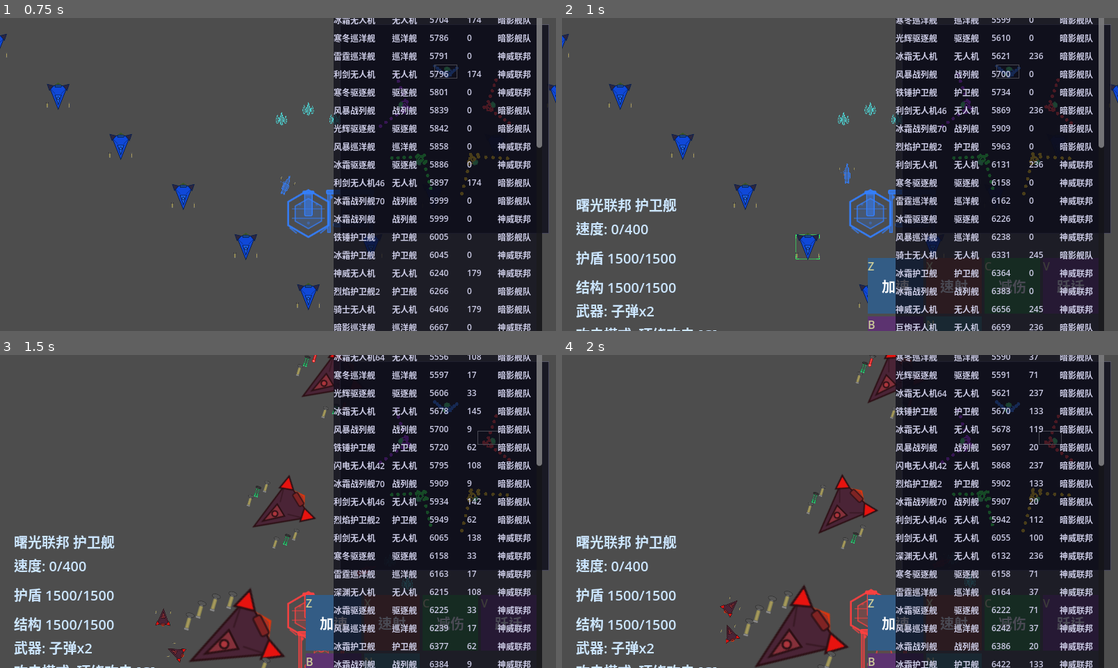
Above: before the commit, frames 1-4 (two rows, left to right).
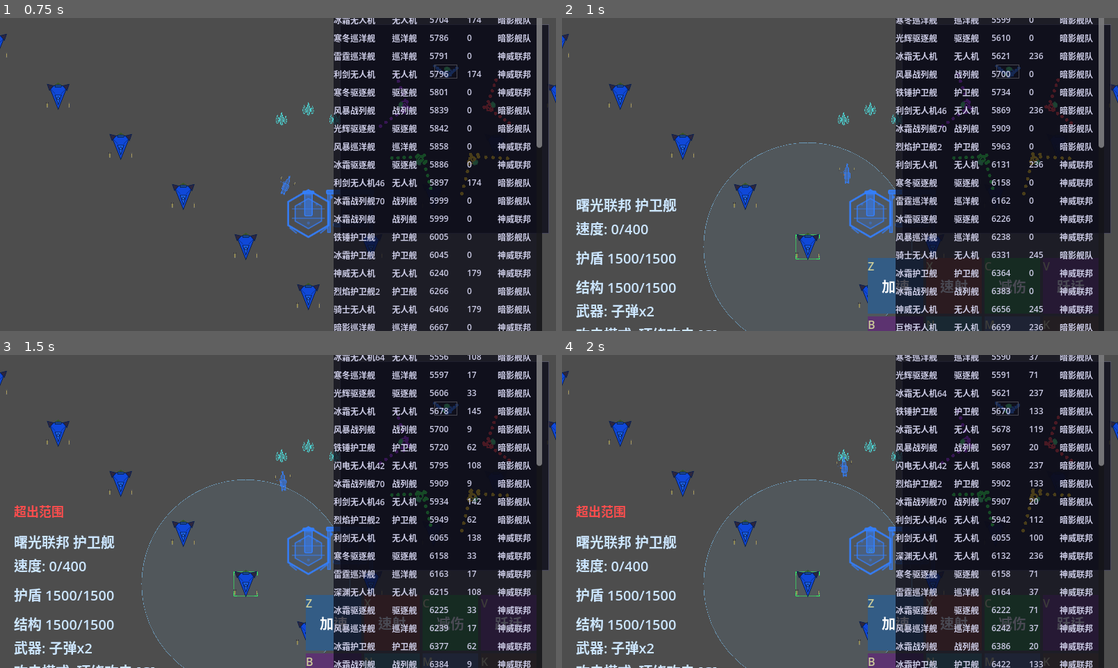
Above: after the commit, the same moments.

Repository: ZhanXuzhao/SpaceRTS
Game: Godot game, scene res://scenes/main.tscn
The game is run twice, just before and just after one commit, with the same random seed, the same clock (stepped at 60 frames per second) and the same inputs.
Inputs (mouse positions are in pixels of both pictures, inside the frame that each line leads up to):
- Up to frame 1 (0.75 s): tap Enter at 0.5 s; move the mouse to (250, 237) at 0.52 s; hold W from 0.53 s (still down); tap M at 0.6 s; click (250, 237) at 0.67 s
- Up to frame 2 (1 s): keep holding W; tap K at 0.8 s
- Up to frame 3 (1.5 s): release W at 1.25 s; drag from (333, 624) to (305, 549) at 1.27 s
- Up to frame 4 (2 s): no input

Frame 1 is identical in both runs. In frame 2, 0.1% of the frame differs, in the area x 25-88%, y 39-100%; in frame 3, 6.2%; in frame 4, 6.3%, in the area x 0-100%, y 0-100%.

Commit message:
飞船部署建筑技能（施法选择模式）
- game_config.gd: 新增 DEPLOY_RANGE/DEPLOY_COST 等常量
- building.gd: 部署状态（HP/护盾从0增长）、进度条
- unit.gd: 扩展技能系统至8槽、is_in_deploy_range
- main.gd: 施法选择部署模式、范围圈绘制、矿物消耗
- hud.gd: 新增建船厂/建矿场按钮（M/K）

Diff:
--- a/game_config.gd
+++ b/game_config.gd
@@ -153,6 +153,12 @@
 const SHIPYARD_TIME_BATTLESHIP := 20.0
 const SHIPYARD_TIME_MINER := 4.0
 
+# ===== 部署建筑 =====
+const DEPLOY_COST_SHIPYARD := 500      # 部署船厂消耗矿物
+const DEPLOY_COST_MINE := 300          # 部署矿场消耗矿物
+const DEPLOY_DURATION := 10.0          # 部署时间（秒）
+const DEPLOY_RANGE := 500.0            # 部署施法范围（px）
+
 # ===== 阵营配置 =====
 ## 二维数组：[[随机船, 护卫舰, 驱逐舰, 巡洋舰, 战列舰], ...]
 ## a.length = 阵营数量，a[0] = 玩家阵营，其余为AI阵营
--- a/scripts/building.gd
+++ b/scripts/building.gd
@@ -21,6 +21,14 @@
 var max_shield: float = GameConfig.BUILDING_MAX_SHIELD
 var shield_regen_rate: float = GameConfig.BUILDING_SHIELD_REGEN
 var _shield_regen_delay: float = 0.0
+
+# ----- 部署状态 -----
+## 是否正在部署中（HP/护盾从0逐渐增长到满）
+var _is_deploying: bool = false
+## 部署剩余时间（秒）
+var _deploy_timer: float = 0.0
+## 部署总时长
+var _deploy_duration: float = GameConfig.DEPLOY_DURATION
 
 ## 自增 ID，用于区分多个建筑
 var building_id: int = 0
@@ -77,6 +85,20 @@
 	all_buildings.erase(self)
 
 
+## 以部署状态启动建筑（HP/护盾从0开始，随时间增长）
+func start_deploy(duration: float = GameConfig.DEPLOY_DURATION) -> void:
+	_is_deploying = true
+	_deploy_timer = duration
+	_deploy_duration = duration
+	shield = 0.0
+	hull = 0.0
+
+
+## 建筑是否已死亡（用于外部检查）
+func is_dead() -> bool:
+	return hull <= 0.0
+
+
 func _draw() -> void:
 	# ---- 护盾 & 结构条 ----
 	var bar_width = 140.0
@@ -101,6 +123,18 @@
 			hull_color = Color(1.0, 0.2, 0.2)
 		draw_rect(Rect2(-bar_half, bar_top - 14.0, bar_width * hull_pct, 5.0), hull_color, true)
 
+	# ---- 部署进度条 ----
+	if _is_deploying:
+		var progress = 1.0 - (_deploy_timer / _deploy_duration)
+		draw_rect(Rect2(-bar_half, bar_top - 26.0, bar_width, 4.0), Color(0.2, 0.2, 0.3, 0.8), true)
+		draw_rect(Rect2(-bar_half, bar_top - 26.0, bar_width * progress, 4.0), Color(1.0, 0.8, 0.2, 0.9), true)
+		# 部署中标签
+		var font = ThemeDB.fallback_font
+		if font:
+			var pct = int(progress * 100)
+			font.draw_string(get_canvas_item(), Vector2(-bar_half, bar_top - 32), "部署中 %d%%" % pct,
+				HORIZONTAL_ALIGNMENT_LEFT, -1, 10, Color(1.0, 0.8, 0.2, 0.9))
+
 	if _is_selected:
 		var r = GameConfig.BUILDING_SIZE * 2.5
 		draw_circle(Vector2.ZERO, r, Color(0.2, 1.0, 0.4, 0.15), true)
@@ -134,6 +168,20 @@
 
 
 func _process(delta: float) -> void:
+	# 部署状态：HP/护盾随时间同步增长
+	if _is_deploying:
+		_deploy_timer -= delta
+		var progress = 1.0 - (_deploy_timer / _deploy_duration)
+		progress = clamp(progress, 0.0, 1.0)
+		shield = max_shield * progress
+		hull = max_hull * progress
+		queue_redraw()
+		if _deploy_timer <= 0.0:
+			_is_deploying = false
+			shield = max_shield
+			hull = max_hull
+		return  # 部署期间不进行护盾恢复
+
 	# 护盾恢复
 	if _shield_regen_delay > 0.0:
 		_shield_regen_delay -= delta
--- a/scripts/hud.gd
+++ b/scripts/hud.gd
@@ -52,8 +52,8 @@
 
 const CornerLabelButton = preload("res://scenes/corner_label_button.tscn")
 
-const SKILL_NAMES := ["加速", "速射", "减伤", "跃迁", "减速", "净化"]
-const SKILL_KEYS := ["Z", "X", "C", "V", "B", "N"]
+const SKILL_NAMES := ["加速", "速射", "减伤", "跃迁", "减速", "净化", "建船厂", "建矿场"]
+const SKILL_KEYS := ["Z", "X", "C", "V", "B", "N", "M", "K"]
 const SKILL_COLORS := [
 	Color(0.2, 0.6, 1.0),
 	Color(1.0, 0.4, 0.2),
@@ -61,6 +61,8 @@
 	Color(0.8, 0.3, 1.0),
 	Color(0.6, 0.2, 0.8),
 	Color(0.3, 0.9, 0.9),
+	Color(0.5, 0.7, 1.0),   # 建船厂
+	Color(0.7, 0.5, 0.3),   # 建矿场
 ]
 
 const BAR_W := 240.0
@@ -182,7 +184,7 @@
 	_threat_label.add_theme_font_size_override("font_size", 16)
 	_threat_label.add_theme_color_override("font_color", Color(1.0, 0.3, 0.1))
 	_info_panel.add_child(_threat_label)
-	for i in 6:
+	for i in 8:
 		var btn = CornerLabelButton.instantiate()
 		btn.set_name_text(SKILL_NAMES[i])
 		btn.set_tl(SKILL_KEYS[i])
@@ -361,7 +363,7 @@
 	for btn in _build_btns:
 		btn.visible = false
 
-	for i in 6:
+	for i in 8:
 		var btn = _skill_buttons[i]
 		btn.visible = true
 
@@ -391,6 +393,14 @@
 
 		# 自动释放标记（以第一个单位为准）
 		btn.get_br().visible = found_first and first_auto
+
+		# 部署技能显示矿物消耗
+		if i == 6:
+			btn.set_br("💰" + str(GameConfig.DEPLOY_COST_SHIPYARD))
+			btn.get_br().visible = true
+		elif i == 7:
+			btn.set_br("💰" + str(GameConfig.DEPLOY_COST_MINE))
+			btn.get_br().visible = true
 
 
 func _input(event: InputEvent) -> void:
@@ -434,6 +444,9 @@
 		for u in main._selected_units:
 			if is_instance_valid(u) and u.hull > 0:
 				u.activate_skill(idx)
+	elif idx >= 6:
+		# 部署船厂/矿厂：进入施法选择模式
+		main.enter_skill_targeting_mode(idx, main._selected_units)
 
 
 func _on_skill_btn_right_clicked(idx: int) -> void:
--- a/scripts/main.gd
+++ b/scripts/main.gd
@@ -452,6 +452,12 @@
 				for u in _selected_units:
 					if is_instance_valid(u) and u.hull > 0:
 						u.activate_skill(5)
+		KEY_M:
+			if not event.echo and _selected_units.size() > 0:
+				enter_skill_targeting_mode(6, _selected_units)
+		KEY_K:
+			if not event.echo and _selected_units.size() > 0:
+				enter_skill_targeting_mode(7, _selected_units)
 		KEY_MINUS:
 			if not event.echo:
 				_game_speed *= 0.5
@@ -555,6 +561,29 @@
 
 
 func enter_skill_targeting_mode(skill_index: int, units: Array) -> void:
+	# 部署技能（6/7）：检查矿物是否足够
+	if skill_index >= 6:
+		var cost = GameConfig.DEPLOY_COST_SHIPYARD if skill_index == 6 else GameConfig.DEPLOY_COST_MINE
+		var any_afford := false
+		for u in units:
+			if is_instance_valid(u) and u.hull > 0 and u.team == _player_team_name:
+				var team_min = team_minerals.get(u.team, 0.0)
+				if team_min >= cost:
+					any_afford = true
+					break
+		if not any_afford:
+			var hud = $HudLayer/Hud
+			if hud.has_method("show_message"):
+				hud.show_message("矿物不足")
+			return
+		# 进入施法模式
+		_skill_targeting_mode = skill_index
+		_skill_targeting_units = units
+		_attack_cursor_mode = false
+		_orbit_cursor_mode = false
+		queue_redraw()
+		return
+
 	# 冷却判定：所有选中单位均冷却中时提示，不进入施法模式
 	var all_on_cd := true
 	for u in units:
@@ -642,6 +671,41 @@
 				hud.show_message("超出范围")
 		return
 
+	# 部署技能（6=船厂, 7=矿厂）
+	if skill_idx == 6 or skill_idx == 7:
+		var building_type = Building.BuildingType.SHIPYARD if skill_idx == 6 else Building.BuildingType.MINE
+		var cost = GameConfig.DEPLOY_COST_SHIPYARD if skill_idx == 6 else GameConfig.DEPLOY_COST_MINE
+		var any_deploy := false
+		var out_of_range := false
+		for u in _skill_targeting_units:
+			if not is_instance_valid(u) or u.hull <= 0 or u.team != _player_team_name:
+				continue
+			# 检查范围
+			if not u.is_in_deploy_range(world_pos):
+				out_of_range = true
+				continue
+			# 检查阵营矿物
+			var team_min = team_minerals.get(u.team, 0.0)
+			if team_min < cost:
+				continue
+			# 消耗矿物并生成建筑
+			team_minerals[u.team] = team_min - cost
+			spawn_deploy_building(u.team, building_type, world_pos)
+			any_deploy = true
+
+		var hud = $HudLayer/Hud
+		if any_deploy:
+			if hud.has_method("hide_message"):
+				hud.hide_message()
+			_exit_skill_targeting_mode()
+		elif out_of_range:
+			if hud.has_method("show_message"):
+				hud.show_message("超出范围")
+		else:
+			if hud.has_method("show_message"):
+				hud.show_message("矿物不足")
+		return
+
 
 ## 太空总览行点击处理
 func on_overview_unit_clicked(unit: Unit, is_right_click: bool) -> void:
@@ -711,6 +775,38 @@
 			var hud = $HudLayer/Hud
 			if hud.has_method("show_message"):
 				hud.show_message("超出范围")
+		return
+
+	# 部署技能（6=船厂, 7=矿厂）
+	if skill_idx == 6 or skill_idx == 7:
+		var building_type = Building.BuildingType.SHIPYARD if skill_idx == 6 else Building.BuildingType.MINE
+		var cost = GameConfig.DEPLOY_COST_SHIPYARD if skill_idx == 6 else GameConfig.DEPLOY_COST_MINE
+		var any_deploy := false
+		var out_of_range := false
+		for u in _skill_targeting_units:
+			if not is_instance_valid(u) or u.hull <= 0 or u.team != _player_team_name:
+				continue
+			if not u.is_in_deploy_range(target.global_position):
+				out_of_range = true
+				continue
+			var team_min = team_minerals.get(u.team, 0.0)
+			if team_min < cost:
+				continue
+			team_minerals[u.team] = team_min - cost
+			spawn_deploy_building(u.team, building_type, target.global_position)
+			any_deploy = true
+
+		var hud = $HudLayer/Hud
+		if any_deploy:
+			if hud.has_method("hide_message"):
+				hud.hide_message()
+			_exit_skill_targeting_mode()
+		elif out_of_range:
+			if hud.has_method("show_message"):
+				hud.show_message("超出范围")
+		else:
+			if hud.has_method("show_message"):
+				hud.show_message("矿物不足")
 		return
 
 
@@ -1035,6 +1131,28 @@
 				draw_circle(u.global_position, GameConfig.SKILL_SLOW_RANGE, slow_stroke, false, 2.0)
 		var world_mouse = _screen_to_world(get_viewport().get_mouse_position())
 		draw_circle(world_mouse, 6.0, slow_stroke, false, 2.0)
+
+	# 部署技能（6=船厂, 7=矿厂）
+	if _skill_targeting_mode == 6 or _skill_targeting_mode == 7:
+		var deploy_fill = Color(0.5, 0.8, 1.0, 0.08)
+		var deploy_stroke = Color(0.5, 0.8, 1.0, 0.6)
+		for u in _skill_targeting_units:
+			if is_instance_valid(u) and u.hull > 0 and u.team == _player_team_name:
+				draw_circle(u.global_position, GameConfig.DEPLOY_RANGE, deploy_fill, true)
+				draw_circle(u.global_position, GameConfig.DEPLOY_RANGE, deploy_stroke, false, 2.0)
+		# 鼠标位置预览标记
+		var world_mouse = _screen_to_world(get_viewport().get_mouse_position())
+		var deploy_valid := false
+		for u in _skill_targeting_units:
+			if is_instance_valid(u) and u.hull > 0 and u.team == _player_team_name:
+				if u.is_in_deploy_range(world_mouse):
+					deploy_valid = true
+					break
+		if deploy_valid:
+			draw_circle(world_mouse, 10.0, Color(0.3, 1.0, 0.5, 0.6), false, 2.0)
+			draw_circle(world_mouse, 6.0, Color(0.3, 1.0, 0.5, 0.3), true)
+		else:
+			draw_circle(world_mouse, 10.0, Color(1.0, 0.3, 0.3, 0.6), false, 2.0)
 
 	# 环绕光标提示
 	if _orbit_cursor_mode:
@@ -1253,6 +1371,31 @@
 			unit.move_to(building.rally_point)
 
 
+## 单位部署建筑（由 unit._deploy_building 调用）
+func spawn_deploy_building(team_name: String, building_type: int, position: Vector2) -> void:
+	if building_scene == null:
+		return
+
+	# 查找颜色
+	var color = Color.WHITE
+	for i in faction_team_names.size():
+		if faction_team_names[i] == team_name:
+			color = faction_team_colors[i]
+			break
+
+	var building = building_scene.instantiate()
+	building.building_type = building_type
+	building.team = team_name
+	building.building_color = color
+	building.global_position = position
+	building.mineral_deposited.connect(_on_mineral_deposited)
+	building.ship_produced.connect(_on_ship_produced)
+	# 以部署状态启动（HP/护盾从0开始增长）
+	building.start_deploy(GameConfig.DEPLOY_DURATION)
+	add_child(building)
+	_buildings.append(building)
+
+
 func _spawn_units() -> void:
 	if unit_scene == null:
 		push_error("请将 unit.tscn 拖入 Main 节点的 Unit Scene 属性！")
--- a/scripts/unit.gd
+++ b/scripts/unit.gd
@@ -34,9 +34,9 @@
 var control_group: int = -1
 
 # ----- 技能系统 -----
-var _skill_cooldowns: Array[float] = [0.0, 0.0, 0.0, 0.0, 0.0, 0.0]  # 加速/速射/减伤/跃迁/减速/净化
+var _skill_cooldowns: Array[float] = [0.0, 0.0, 0.0, 0.0, 0.0, 0.0, 0.0, 0.0]  # 加速/速射/减伤/跃迁/减速/净化/部署船厂/部署矿厂
 ## 技能自动释放标记，默认减速自动
-var _skill_auto: Array[bool] = [false, false, false, false, true, false] :
+var _skill_auto: Array[bool] = [false, false, false, false, true, false, false, false] :
 	set = _set_skill_auto
 var _speed_mult: float = 1.0
 var _attack_speed_mult: float = 1.0
@@ -44,7 +44,7 @@
 var _slow_mult: float = 1.0
 ## 对敌方施加 debuff，支持叠加
 var _slow_debuffs: Array[Dictionary] = []  # 每项: {"factor": float, "timer": float}
-var _skill_timers: Array[float] = [0.0, 0.0, 0.0, 0.0, 0.0, 0.0]
+var _skill_timers: Array[float] = [0.0, 0.0, 0.0, 0.0, 0.0, 0.0, 0.0, 0.0]
 ## 减益免疫计时
 var _debuff_immunity_timer: float = 0.0
 ## 自上次受伤以来经过的时间（秒），用于 AI 判断是否脱离战斗
@@ -316,12 +316,12 @@
 	var cd_rate = delta * _attack_speed_mult
 	for i in range(slot_count):
 		_slot_cooldowns[i] = max(0.0, _slot_cooldowns[i] - cd_rate)
-	for i in range(6):
+	for i in range(8):
 		_skill_cooldowns[i] = max(0.0, _skill_cooldowns[i] - delta)
 
 
 func _update_skill_timers(delta: float) -> void:
-	for i in range(6):
+	for i in range(8):
 		if _skill_timers[i] > 0:
 			_skill_timers[i] -= delta
 			if _skill_timers[i] <= 0:
@@ -954,6 +954,12 @@
 			_slow_debuffs.clear()
 			_slow_mult = 1.0
 			_debuff_immunity_timer = GameConfig.SKILL_PURIFY_IMMUNITY_DURATION
+		6:
+			# 部署船厂 — 由施法模式处理，此处仅检查矿物
+			return
+		7:
+			# 部署矿厂 — 由施法模式处理，此处仅检查矿物
+			return
 
 	_skill_cooldowns[index] = GameConfig.SKILL_CD if index != 5 else GameConfig.SKILL_PURIFY_COOLDOWN
 	mark_dirty()
@@ -968,6 +974,11 @@
 	global_position += dir * dist
 	_skill_cooldowns[3] = GameConfig.SKILL_CD
 	mark_dirty()
+
+
+## 探测某位置是否在部署范围内（供 main 调用）
+func is_in_deploy_range(target_pos: Vector2) -> bool:
+	return global_position.distance_to(target_pos) <= GameConfig.DEPLOY_RANGE
 
 
 ## 减速，对目标施加 50% 减速 debuff
